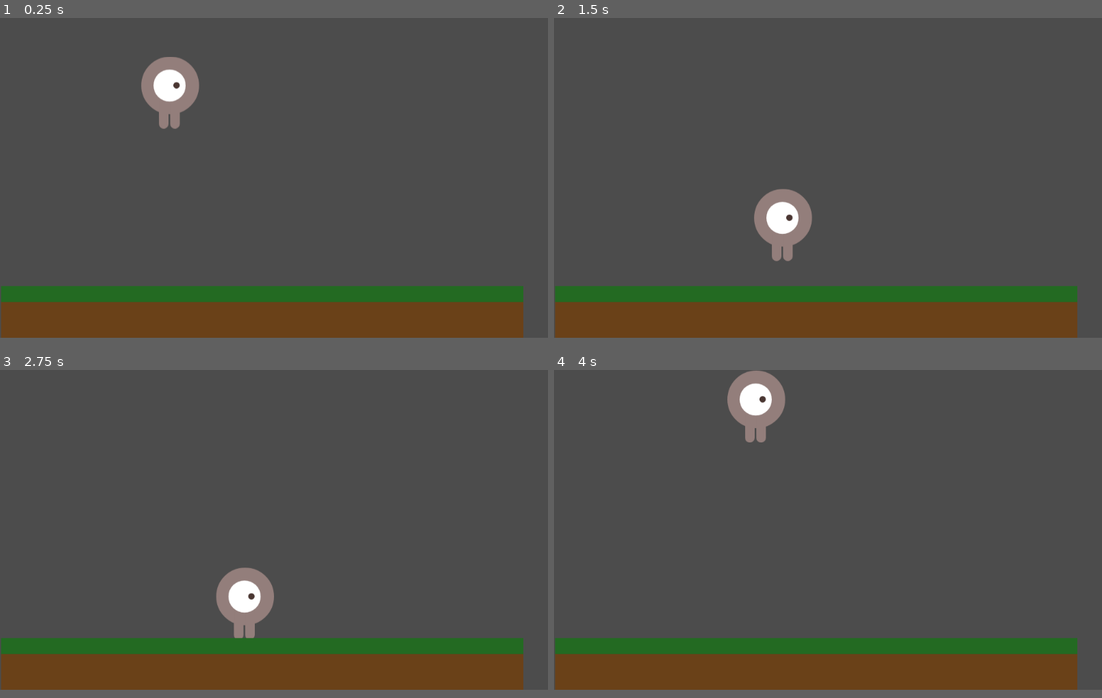
Above: before the commit, frames 1-4 (two rows, left to right).
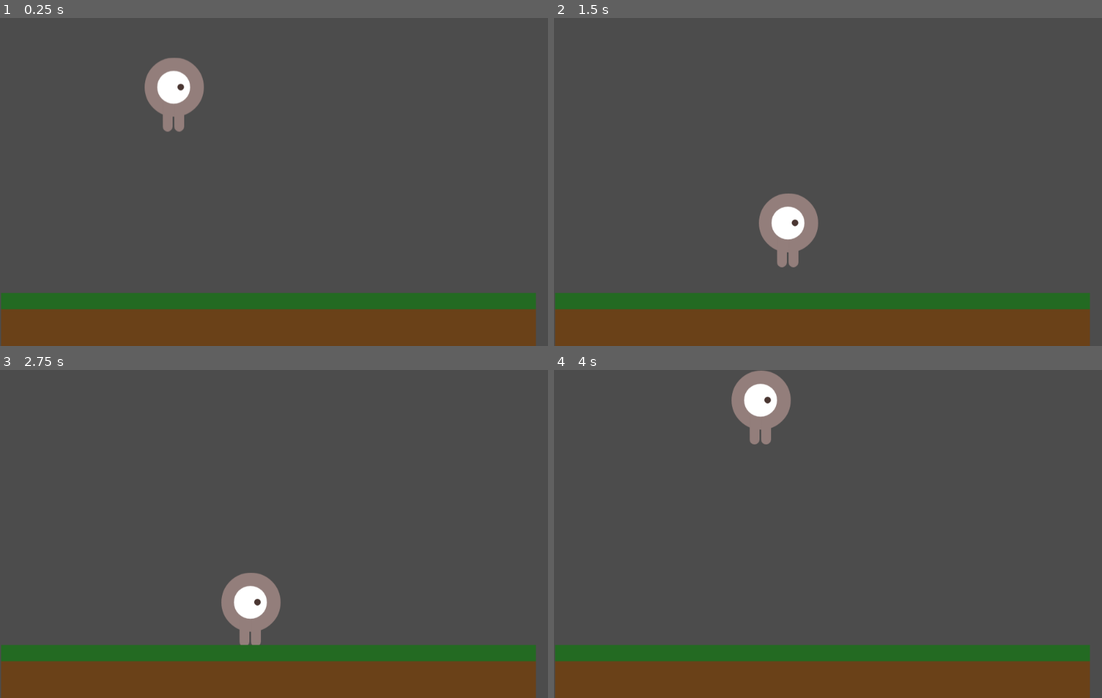
Above: after the commit, the same moments.

Repository: Ruefa/godot_test
Game: Godot game, scene res://Main.tscn
Two runs of this game, one before a commit and one after it. Both use one fixed random seed, a clock stepped at 60 frames per second and the inputs below.
Inputs:
- Up to frame 1 (0.25 s): no input
- Up to frame 2 (1.5 s): hold Right (ui_right) 0.53-1.28 s; hold Left (ui_left) from 1.28 s (still down)
- Up to frame 3 (2.75 s): release Left (ui_left) at 2.03 s; hold Right (ui_right) from 2.03 s (still down)
- Up to frame 4 (4 s): release Right (ui_right) at 2.78 s; hold Up (ui_up) 2.78-3.53 s; hold Left (ui_left) from 3.53 s (still down)
In our replay, the window is 800x468 before the commit and 800x480 after it. These sizes can differ from the game's own. Grey fills any space a smaller window leaves; there, only what the larger window draws over its background counts as a difference.

The runs differ from the first frame. In frame 1, 5.0% of the frame differs, in the area x 0-100%, y 11-100%; in frame 2, 5.3%, in the area x 0-100%, y 52-100%; in frame 3, 5.3%; in frame 4, 5.1%.

Commit message:
modified viewport to match tile set sizing

Diff:
--- a/Side Scroll/project.godot
+++ b/Side Scroll/project.godot
@@ -19,6 +19,10 @@
 run/main_scene="res://Main.tscn"
 config/icon="res://icon.png"
 
+[display]
+
+window/size/width=1000
+
 [rendering]
 
 environment/default_environment="res://default_env.tres"
